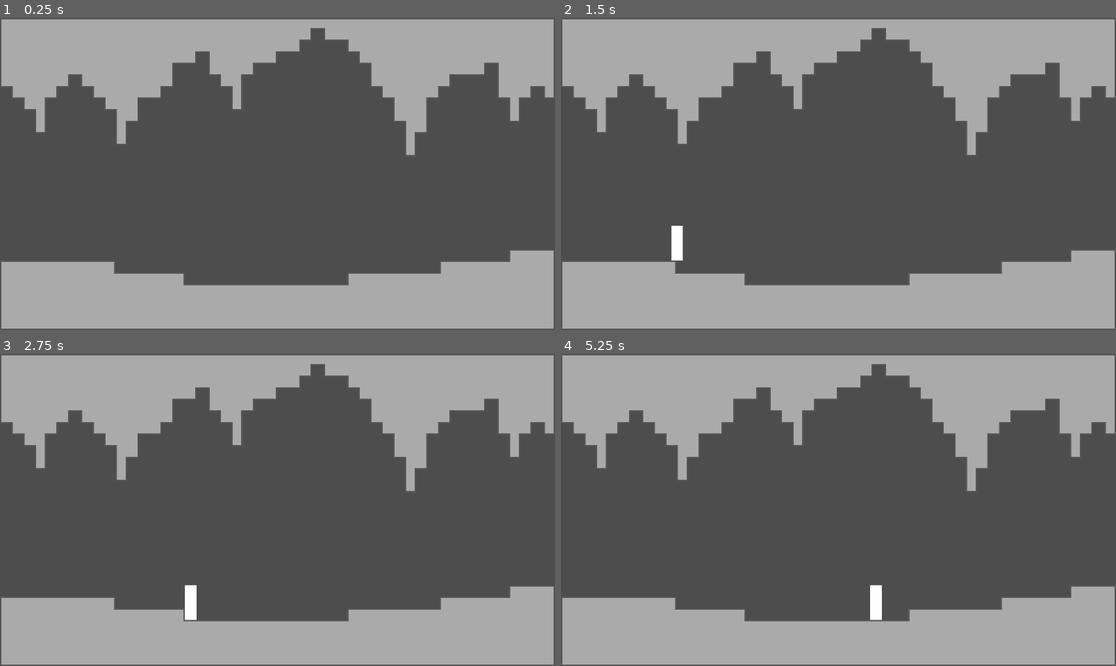
Above: before the commit, frames 1-4 (two rows, left to right).
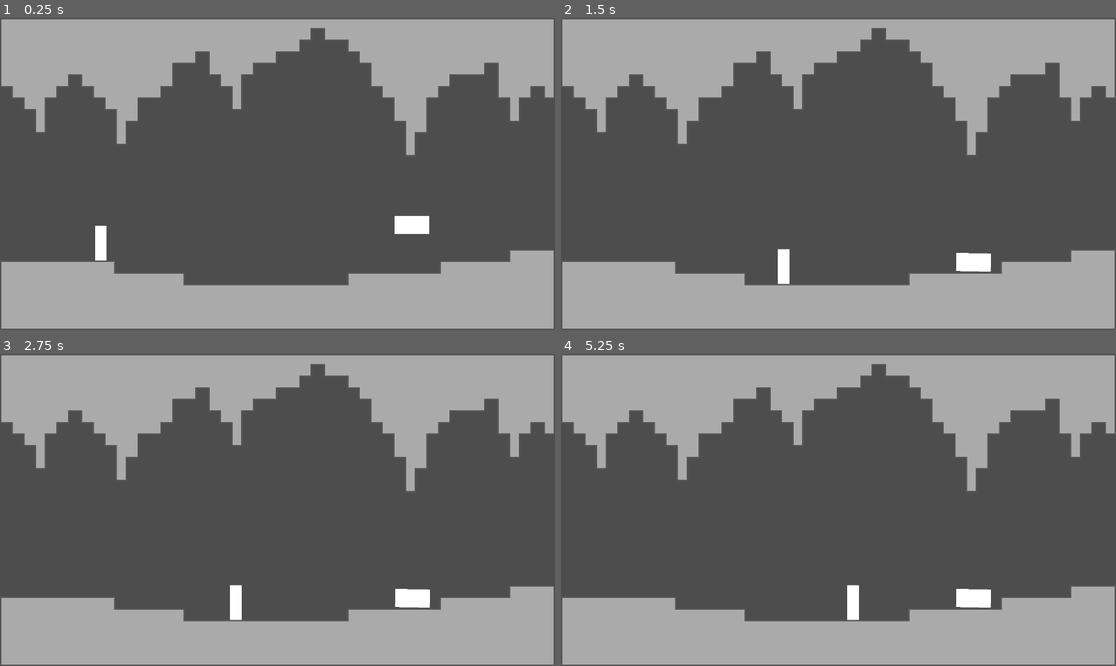
Above: after the commit, the same moments.

Repository: Crafter549/Action-Game-Hackathon
Game: Godot game, scene res://main.tscn
Same seed, same stepped clock (60 frames per second), same inputs: the game is played once before the commit and once after it. This scene is started directly instead of the project's main scene.
Inputs:
- Up to frame 1 (0.25 s): no input
- Up to frame 2 (1.5 s): hold D (move_right) from 0.53 s (still down); tap W (jump) at 0.77 s
- Up to frame 3 (2.75 s): tap W (jump) at 1.52 s; release D (move_right) at 2.03 s; hold A (move_left) from 2.03 s (still down)
- Up to frame 4 (5.25 s): release A (move_left) at 2.78 s; hold D (move_right) 2.78-4.28 s; tap W (jump) at 3.02, 3.77, 4.52 s; hold A (move_left) 4.28-5.03 s; hold D (move_right) from 5.03 s (still down)

The runs differ from the first frame. In frame 1, 0.6% of the frame differs, in the area x 17-78%, y 63-78%; in frame 2, 0.9%; in frame 3, 0.9%, in the area x 33-78%, y 73-86%; in frame 4, 0.9%.

Commit message:
Bullet force

Diff:
--- a/action-game-hackathon/bullet.tscn
+++ b/action-game-hackathon/bullet.tscn
@@ -7,7 +7,6 @@
 height = 131.47119
 
 [node name="Bullet" type="RigidBody2D" unique_id=1353440972]
-gravity_scale = 0.0
 script = ExtResource("1_v7oki")
 
 [node name="ColorRect" type="ColorRect" parent="." unique_id=880795885]
--- a/action-game-hackathon/main.tscn
+++ b/action-game-hackathon/main.tscn
@@ -9,7 +9,7 @@
 [node name="ForegroundTiles" parent="." unique_id=1369031904 instance=ExtResource("1_h2yge")]
 
 [node name="Bullet" parent="." unique_id=1353440972 instance=ExtResource("1_ig7tw")]
-gravity_scale = 1.0
-constant_force = Vector2(100, -1000)
+position = Vector2(1334, 647)
 
 [node name="Player" parent="." unique_id=71939808 instance=ExtResource("3_1bvp3")]
+position = Vector2(349, 790)
--- a/action-game-hackathon/project.godot
+++ b/action-game-hackathon/project.godot
@@ -11,7 +11,7 @@
 [application]
 
 config/name="Action Game Hackathon"
-run/main_scene="uid://u20wdu0nmu3n"
+run/main_scene="uid://cdh41pygpcy4l"
 config/features=PackedStringArray("4.6", "Forward Plus")
 config/icon="res://icon.svg"
 
